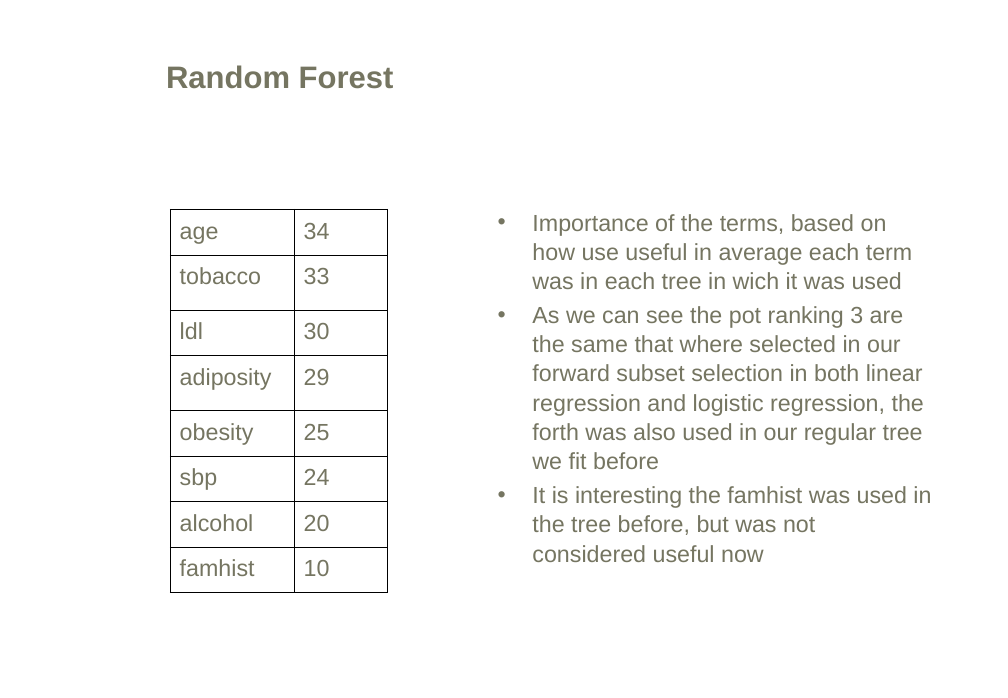
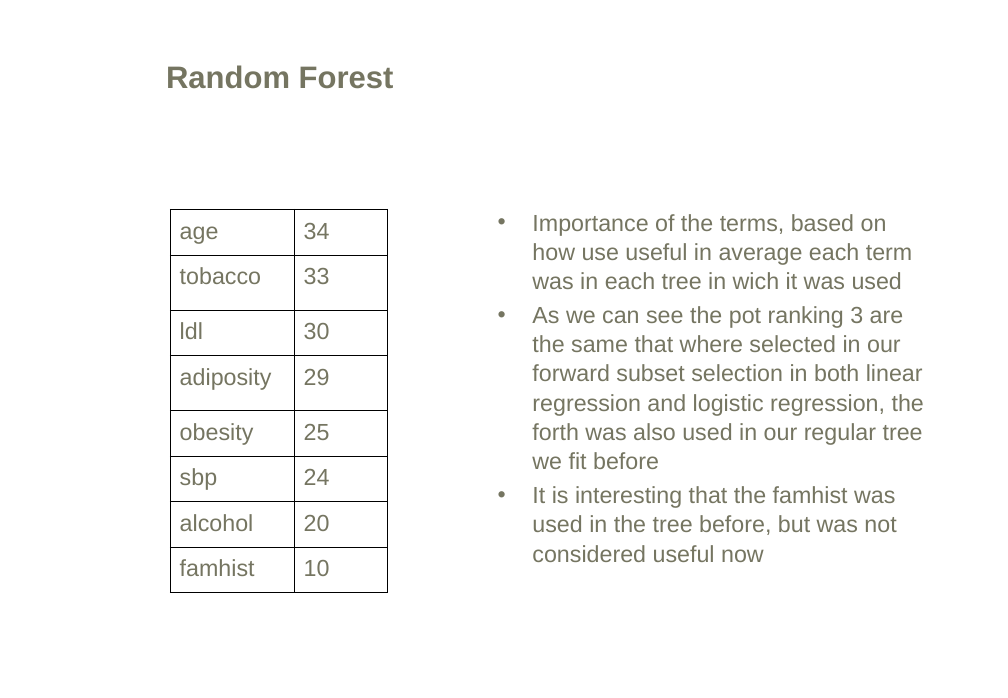
Before and after one commit to mikisvaz/DMPP, a slide deck: slide 35 of Classification/Classification.ppt. Drawn at 1008x698 pixels with LibreOffice and Linux fonts; fonts in the diff are those of the drawing; background and template pictures are left out. Boxes give left, top, right and bottom in pixels: in the first picture for what was removed or moved away, otherwise in the second. Text is boxed around its words. In the diff, an @@ line names an element or a change of style, - is before the commit and + after.

```diff
--- a/Classification/Classification.ppt
+++ b/Classification/Classification.ppt
@@ text at [532,486,896,562]: text changed @@
-• It is interesting the famhist was used in the tree before, but was not considered useful now
+• It is interesting that the famhist was used in the tree before, but was not considered useful now
```
Also in this commit, not shown: 8 other slides changed, 1 other file.
